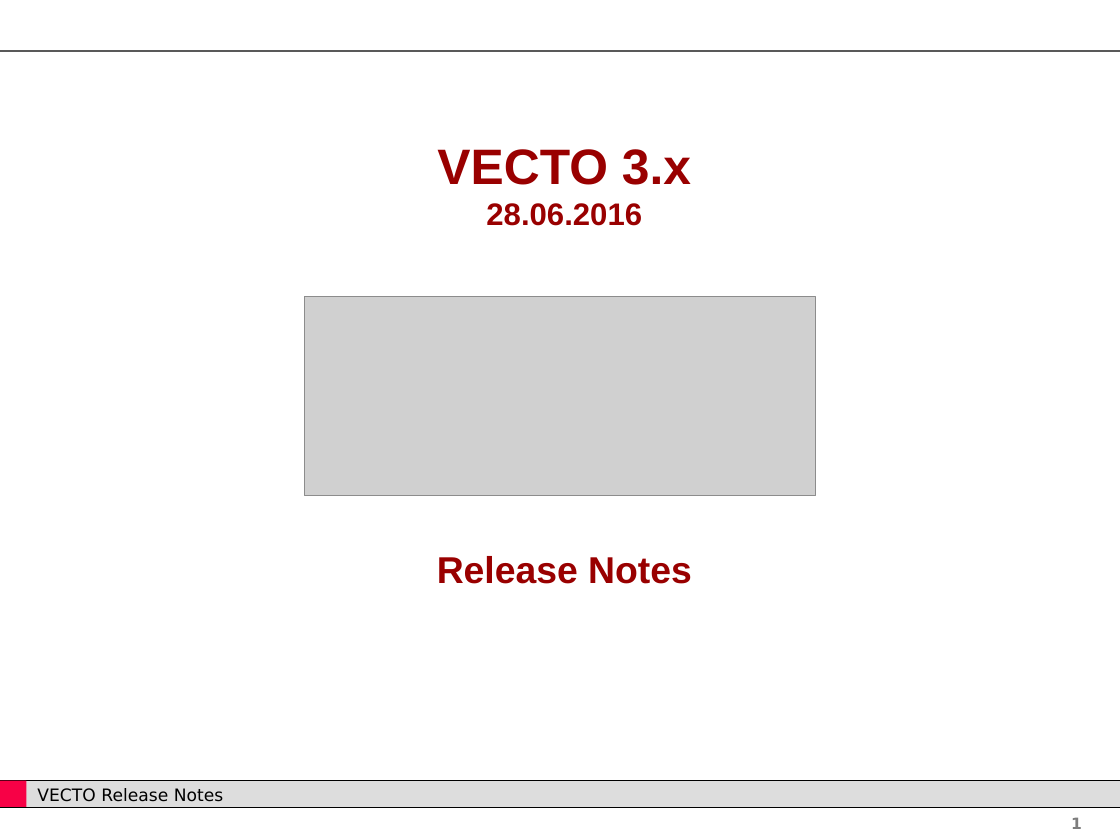
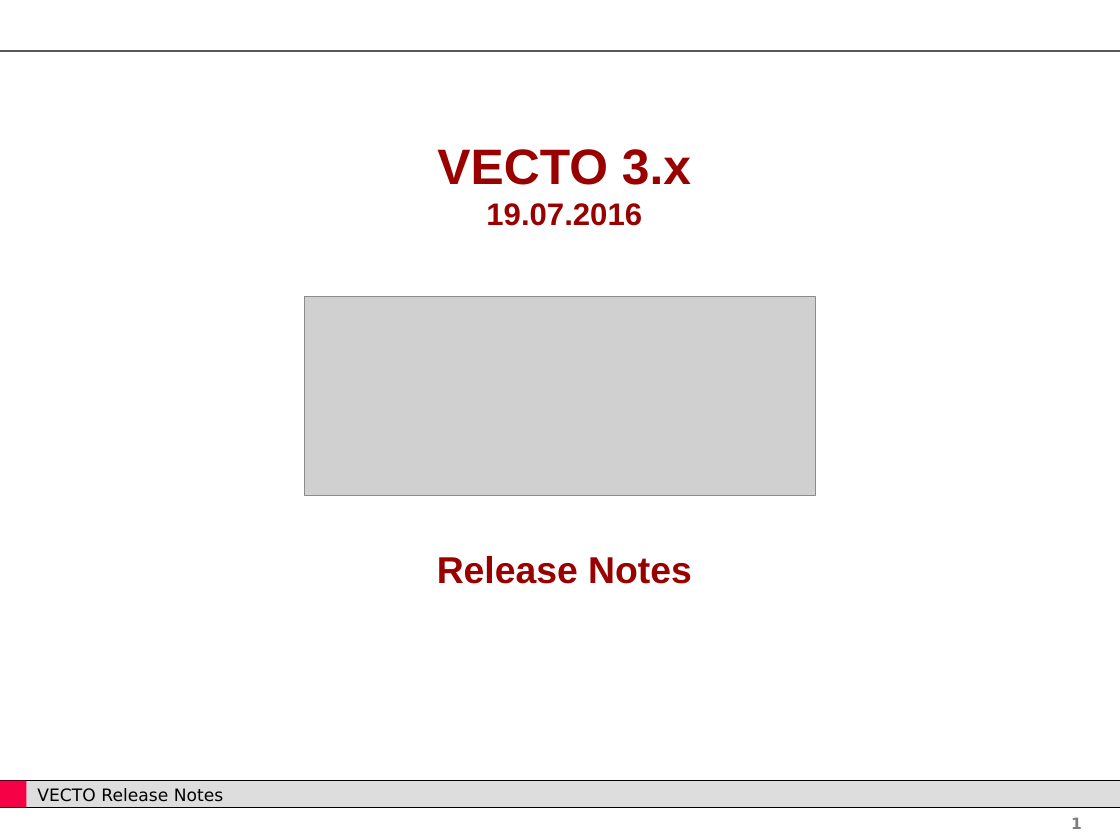
Before and after one commit to tanawadeatharva/BharatVECTO, a slide deck: slide 1 of Documentation/User Manual Source/Release Notes Vecto3.x.pptx. Drawn at 1120x840 pixels with LibreOffice and Linux fonts; fonts in the diff are those of the drawing; grey boxes stand for pictures; background and template pictures are left out. Boxes give left, top, right and bottom in pixels: in the first picture for what was removed or moved away, otherwise in the second. Text is boxed around its words. In the diff, an @@ line names an element or a change of style, - is before the commit and + after.

```diff
--- a/Documentation/User Manual Source/Release Notes Vecto3.x.pptx
+++ b/Documentation/User Manual Source/Release Notes Vecto3.x.pptx
@@ text at box(437, 149, 691, 226): text changed @@
-VECTO 3.x
-28.06.2016
+VECTO 3.x
+19.07.2016
```
Also in this commit, not shown: 1 slide added, 2 other files.
